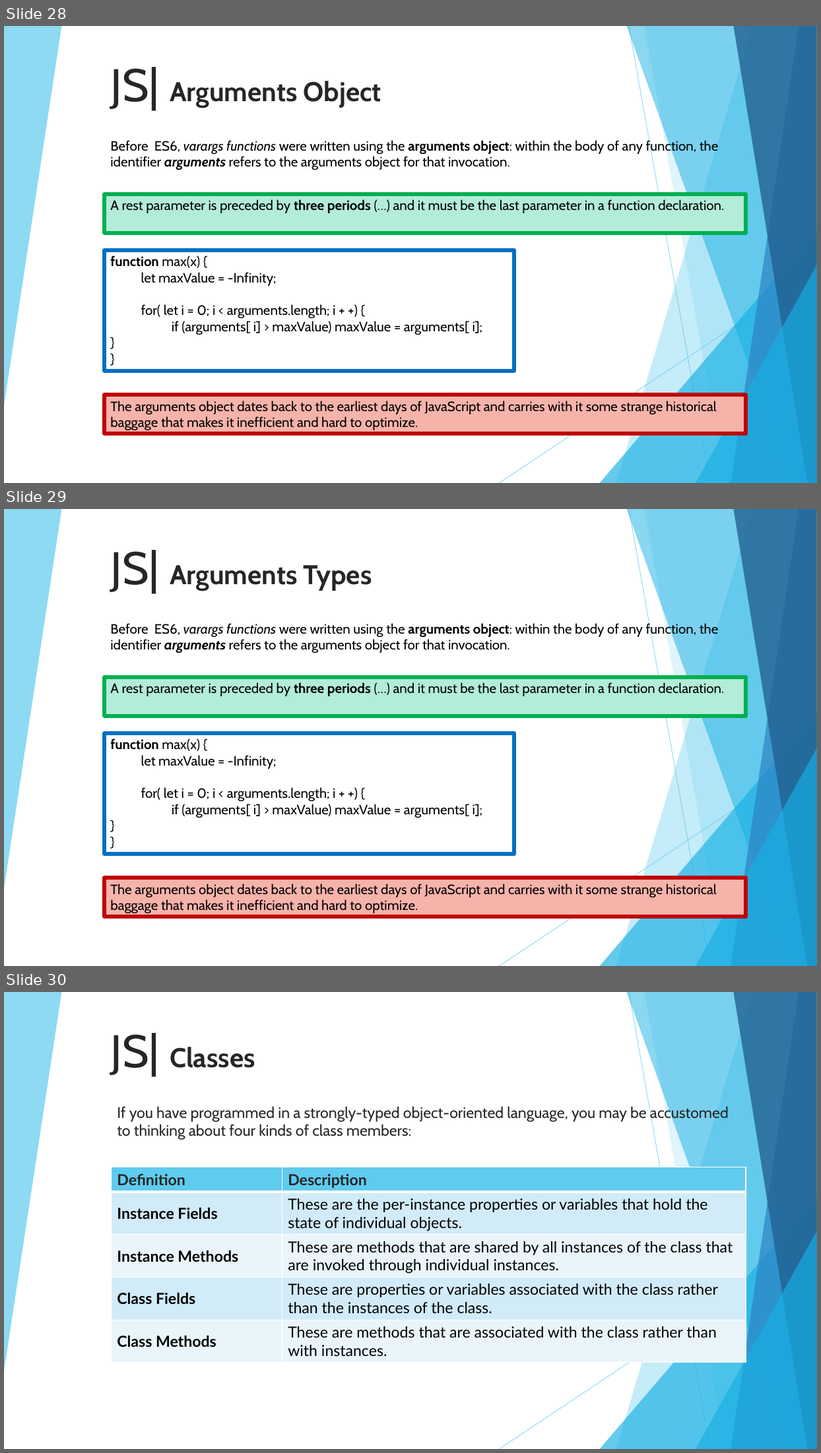
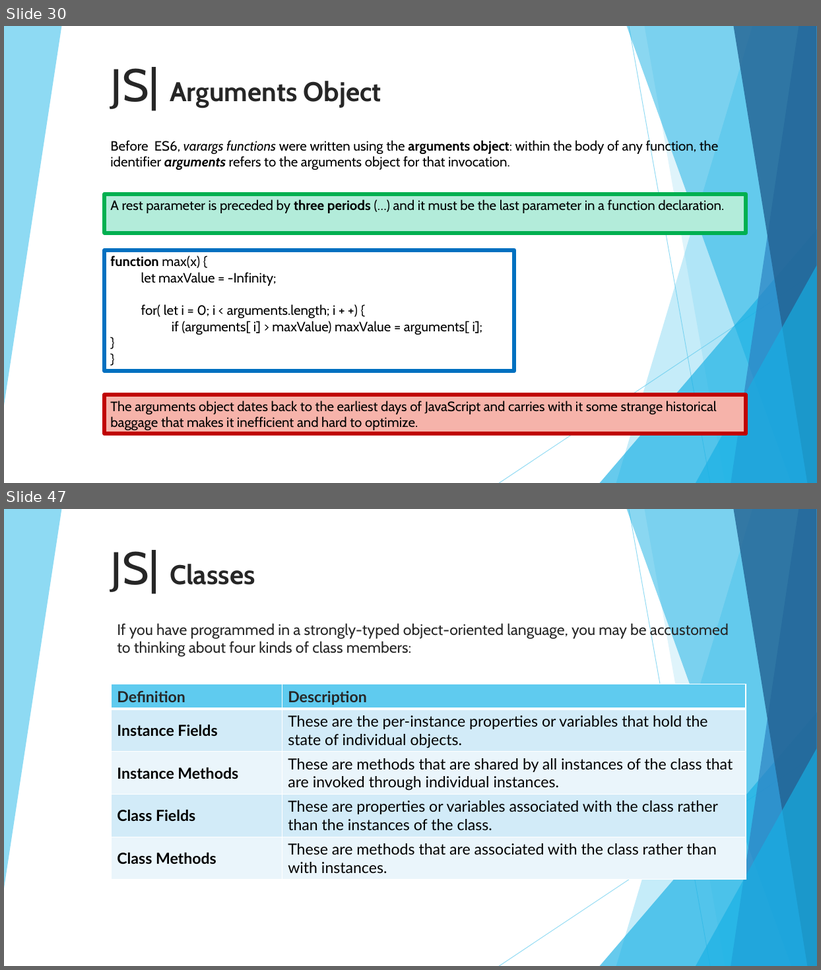
Before and after one commit to 01Primo/slides, a slide deck: 08_Javascript_Classes.pptx. Shown one above the other, each under a label of ours: slides 28, 29 and 30 before the commit, slides 30 and 47 after it; the slides between them are not shown. The pictures are 821x1453 and 821x970 pixels, drawn with LibreOffice and Linux fonts; fonts in the diff are those of the drawing. Boxes give left, top, right and bottom in pixels: in the first picture for what was removed or moved away, otherwise in the second. Text is boxed around its words. In the diff, an @@ line names an element or a change of style, - is before the commit and + after.

```diff
--- a/08_Javascript_Classes.pptx
+++ b/08_Javascript_Classes.pptx
@@ slide 29 removed at box(4, 509, 817, 966), background #FFFFFF; not listed: 10 template elements that a slide beside it also shows @@
@@ title removed at box(111, 550, 372, 594) @@
-JS| Arguments Types
@@ text removed at box(110, 623, 718, 653) @@
-Before ES6, varargs functions were written using the arguments object: within the body of any function, the identifier arguments refers to the arguments object for that invocation.
@@ rectangle removed at box(104, 677, 746, 716) @@
-A rest parameter is preceded by three periods (…) and it must be the last parameter in a function declaration.
@@ rectangle removed at box(104, 733, 515, 855) @@
-function max(x) {
-let maxValue = -Infinity;
-for( let i = 0; i < arguments.length; i + +) {
-if (arguments[ i] > maxValue) maxValue = arguments[ i]; }
-}
@@ rectangle removed at box(104, 878, 746, 917) @@
-The arguments object dates back to the earliest days of JavaScript and carries with it some strange historical baggage that makes it inefficient and hard to optimize.
@@ what was slide 28 is now slide 30 @@
@@ what was slide 30 is now slide 47 @@
```
Also in this commit, not shown: 1 slide changed, 18 slides added.
